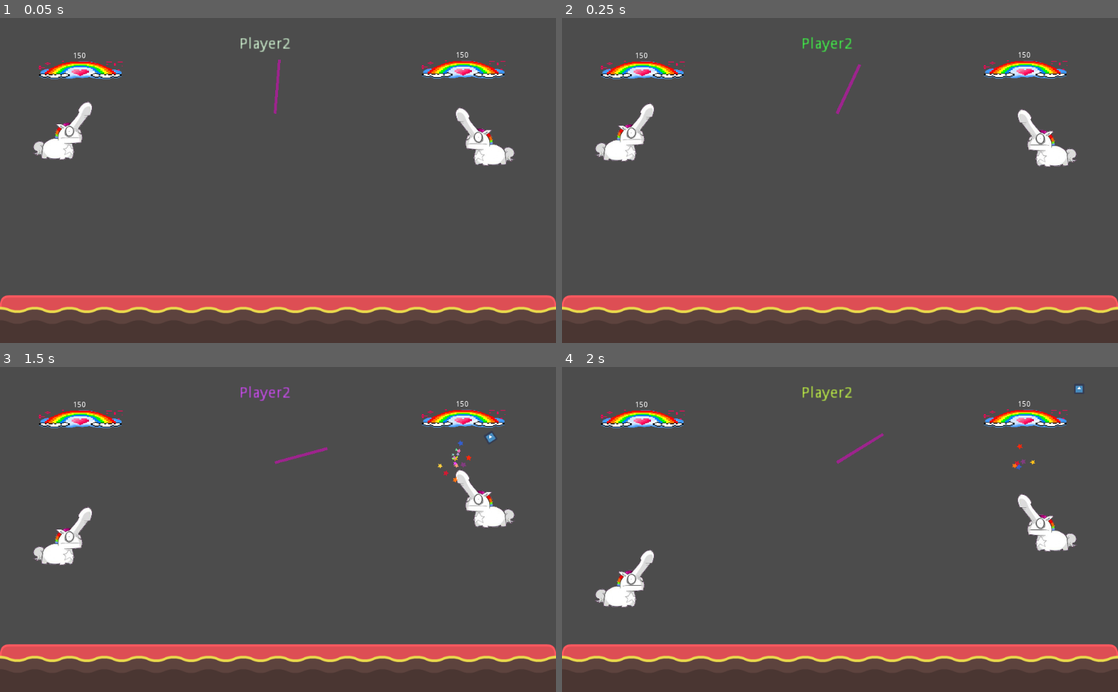
Above: before the commit, frames 1-4 (two rows, left to right).
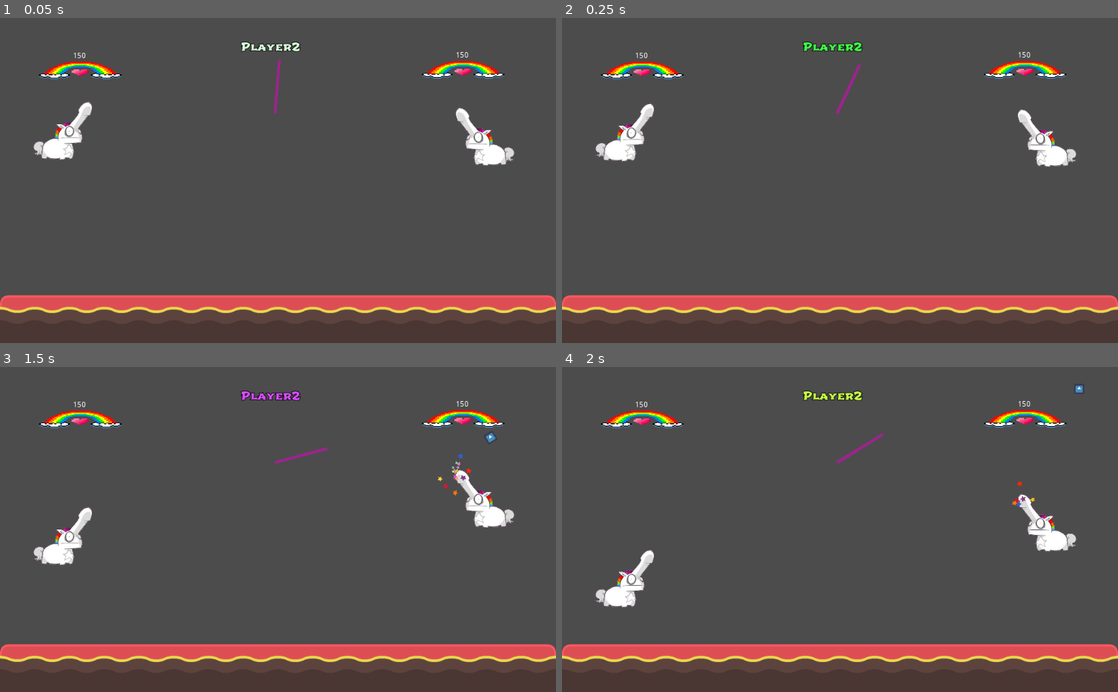
Above: after the commit, the same moments.

Repository: Vrzasq/unicorn_wars
Game: Godot game, scene res://demo/Demo.tscn
Same seed, same stepped clock (60 frames per second), same inputs: the game is played once before the commit and once after it. The project has no main scene, so this scene is started directly. The engine's default icon, where the game draws it, is replaced by a stand-in: a white triangle on a blue panel in a dark square.
Inputs (mouse positions are in pixels of both pictures, inside the frame that each line leads up to):
- Up to frame 1 (0.05 s): no input
- Up to frame 2 (0.25 s): no input
- Up to frame 3 (1.5 s): tap Enter (ui_accept) at 0.5, 0.77 s; move the mouse to (400, 513) at 0.52 s; press the mouse at (400, 513) at 0.53 s; move the mouse to (166, 545) at 1.27 s; release the mouse at (166, 545) at 1.28 s; click (166, 545) at 1.35 s
- Up to frame 4 (2 s): tap Enter (ui_accept) at 1.52 s

The runs differ from the first frame. In frame 1, 0.7% of the frame differs, in the area x 6-91%, y 5-19%; in frame 2, 0.7%; in frame 3, 0.9%, in the area x 6-91%, y 5-40%; in frame 4, 0.8%.

Commit message:
add title page, reorganize project structure

Diff:
--- a/demo/Demo.tscn
+++ b/demo/Demo.tscn
@@ -8,9 +8,8 @@
 [ext_resource path="res://assets/unicorn/unicorn.png" type="Texture" id=6]
 [ext_resource path="res://bouncy_material.tres" type="PhysicsMaterial" id=7]
 [ext_resource path="res://demo/ShotIndicator.gd" type="Script" id=8]
-[ext_resource path="res://assets/white_star.png" type="Texture" id=9]
-[ext_resource path="res://scenes/ui/player_name/player_name.tscn" type="PackedScene" id=10]
-[ext_resource path="res://scenes/ui/hp_bar/hp_bar.tscn" type="PackedScene" id=11]
+[ext_resource path="res://scenes/ui/rainbow_label/rainbow_label.tscn" type="PackedScene" id=9]
+[ext_resource path="res://scenes/ui/hp_bar/hp_bar.tscn" type="PackedScene" id=10]
 
 [sub_resource type="ConvexPolygonShape2D" id=1]
 points = PoolVector2Array( 0, 0, 64, 0, 64, 64, 0, 64 )
@@ -219,35 +218,6 @@
 [sub_resource type="RectangleShape2D" id=24]
 extents = Vector2( 11.5186, 533.453 )
 
-[sub_resource type="Gradient" id=25]
-offsets = PoolRealArray( 0, 0.167568, 0.318919, 0.508108, 0.691892, 0.837838, 1 )
-colors = PoolColorArray( 1, 1, 1, 1, 0.951172, 1, 0, 1, 0.421875, 1, 0.657867, 1, 0.936027, 0.238281, 1, 1, 1, 0.904297, 0.125, 1, 1, 0.0273438, 0.0273438, 1, 0, 0.460938, 1, 1 )
-
-[sub_resource type="GradientTexture" id=26]
-gradient = SubResource( 25 )
-
-[sub_resource type="Curve" id=27]
-_data = [ Vector2( 0, 0.3042 ), 0.0, 0.0, 0, 0, Vector2( 1, 1 ), 0.0, 0.0, 0, 0 ]
-
-[sub_resource type="CurveTexture" id=28]
-curve = SubResource( 27 )
-
-[sub_resource type="ParticlesMaterial" id=29]
-emission_shape = 1
-emission_sphere_radius = 128.0
-flag_disable_z = true
-spread = 180.0
-gravity = Vector3( 0, 10, 0 )
-initial_velocity = 100.0
-initial_velocity_random = 1.0
-angular_velocity = 50.0
-angular_velocity_random = 1.0
-orbit_velocity = 0.0
-orbit_velocity_random = 0.0
-scale = 0.4
-scale_curve = SubResource( 28 )
-color_ramp = SubResource( 26 )
-
 [node name="Demo" type="Node2D"]
 script = ExtResource( 1 )
 
@@ -261,6 +231,7 @@
 [node name="Player2" type="RigidBody2D" parent="." groups=[
 "players",
 ]]
+editor/display_folded = true
 position = Vector2( 893.347, 218.891 )
 collision_layer = 2
 collision_mask = 2
@@ -300,6 +271,7 @@
 [node name="Player1" type="RigidBody2D" parent="." groups=[
 "players",
 ]]
+editor/display_folded = true
 position = Vector2( 115.56, 208.34 )
 mass = 10.0
 contacts_reported = 1
@@ -396,26 +368,14 @@
 [node name="PowerIndicatorPlaceholder" type="Node2D" parent="HUD"]
 position = Vector2( 396.317, 232.106 )
 
-[node name="ShootingStars" type="Particles2D" parent="HUD"]
-position = Vector2( 404.999, 63.0485 )
-scale = Vector2( 0.05, 0.05 )
-emitting = false
-amount = 20
-lifetime = 10.0
-preprocess = 3.0
-speed_scale = 10.0
-visibility_rect = Rect2( -500, -500, 1000, 1000 )
-process_material = SubResource( 29 )
-texture = ExtResource( 9 )
-
-[node name="PlayerName" parent="HUD" instance=ExtResource( 10 )]
-position = Vector2( 354.56, 34.7196 )
-
-[node name="HpBarPlayer1" parent="HUD" instance=ExtResource( 11 )]
+[node name="PlayerName" parent="HUD" instance=ExtResource( 9 )]
+position = Vector2( 432.102, 34.7196 )
+
+[node name="HpBarPlayer1" parent="HUD" instance=ExtResource( 10 )]
 position = Vector2( 71, 79 )
 max_value = 150
 
-[node name="HpBarPlayer2" parent="HUD" instance=ExtResource( 11 )]
+[node name="HpBarPlayer2" parent="HUD" instance=ExtResource( 10 )]
 position = Vector2( 776, 78 )
 max_value = 150
 flip = true
--- a/demo/Player.gd
+++ b/demo/Player.gd
@@ -17,6 +17,8 @@
 export(int) var player_hp = 150
 export(int) var armor = 100
 
+const ShootingStarsScene = preload("res://scenes/player/shooting_stars.tscn")
+
 var other_player: RigidBody2D
 var starting_position: Node2D
 var reset_state := false
@@ -24,7 +26,7 @@
 var hud : Node
 var power_indicator_placeholder : Node2D
 var power_indicator : PowerIndicator
-var shooting_star : Particles2D
+var shooting_stars : Particles2D
 var this_player_turn = false
 var can_shoot = false
 
@@ -36,7 +38,9 @@
     starting_position.transform = transform
     hud = get_node(hud_path)
     power_indicator_placeholder = get_node(power_indicator_placeholder_path)
-    shooting_star = hud.get_node("ShootingStars")
+    shooting_stars = ShootingStarsScene.instance()
+    shooting_stars.position = $ShootingPoint.position
+    add_child(shooting_stars)
 
 
 func _input(event: InputEvent) -> void:
@@ -108,12 +112,11 @@
 
 
 func emit_starts() -> void:
-    shooting_star.position = $ShootingPoint.global_position
-    shooting_star.emitting = true
+    shooting_stars.emitting = true
 
 
 func stop_starts() -> void:
-    shooting_star.emitting = false
+    shooting_stars.emitting = false
 
 
 func end_turn() -> void:
@@ -127,12 +130,12 @@
 
 func _on_bullet_destroyed() -> void:
     emit_signal("turn_end", other_player as Player)
-    pass
+
 
 func _on_Player_body_entered(body: Node) -> void:
     var bullet = body as Bullet
     if bullet && body.can_damage:
-        bullet.can_damage = false
+#        bullet.can_damage = false
         var damage := calculate_damage(bullet.get_bullet_damage(), bullet.min_damage)
         take_damage(damage)
 
@@ -141,7 +144,7 @@
     var damage_taken_arg := DamageTakenArgs.new()
     damage_taken_arg.current_hp = player_hp
     damage_taken_arg.damage = damage
-    player_hp -= damage
+    reduce_hp(damage)
     damage_taken_arg.target_hp = player_hp
     emit_signal("damage_taken", damage_taken_arg)
     print(player_hp)
@@ -154,3 +157,9 @@
         damage = min_damage
 
     return damage
+
+
+func reduce_hp(damage : int) -> void:
+    player_hp -= damage
+    if player_hp < 0:
+        player_hp = 0
--- a/demo/ShotIndicator.gd
+++ b/demo/ShotIndicator.gd
@@ -2,7 +2,6 @@
 
 class_name ShotIndicator
 
-export(int) var line_length = 100
 export(int) var rotation_amount = 5
 export(bool) var is_running = true
 
--- a/demo/bullet.tscn
+++ b/demo/bullet.tscn
@@ -16,6 +16,7 @@
 "_edit_group_": true
 }
 time_to_destroy_on_hit = 8.0
+min_damage = 2
 
 [node name="Sprite" type="Sprite" parent="."]
 scale = Vector2( 0.3, 0.3 )
--- a/demo/demo_manager.gd
+++ b/demo/demo_manager.gd
@@ -4,7 +4,7 @@
 
 var players = {}
 var current_player : Player
-var player_name_display : PlayerName
+var player_name_display : RainbowLabel
 
 func _ready() -> void:
     player_name_display = $HUD/PlayerName
--- /dev/null
+++ b/demo/main.tscn
@@ -0,0 +1,63 @@
+[gd_scene load_steps=4 format=2]
+
+[ext_resource path="res://resources/themes/default.tres" type="Theme" id=1]
+[ext_resource path="res://scenes/ui/rainbow_label/rainbow_label.tscn" type="PackedScene" id=2]
+[ext_resource path="res://resources/themes/title.tres" type="Theme" id=3]
+
+[node name="Main" type="Node"]
+
+[node name="StartGameButton" type="Button" parent="."]
+margin_left = 339.693
+margin_top = 428.665
+margin_right = 751.693
+margin_bottom = 538.665
+theme = ExtResource( 1 )
+action_mode = 0
+text = "START GAME"
+
+[node name="VBoxContainer" type="VBoxContainer" parent="."]
+margin_left = 342.338
+margin_top = 172.662
+margin_right = 752.338
+margin_bottom = 376.662
+__meta__ = {
+"_edit_group_": true
+}
+
+[node name="Label" type="Label" parent="VBoxContainer"]
+margin_right = 410.0
+margin_bottom = 43.0
+theme = ExtResource( 1 )
+text = "Player 1 Name"
+align = 1
+valign = 1
+
+[node name="Player1Name" type="LineEdit" parent="VBoxContainer"]
+margin_top = 47.0
+margin_right = 410.0
+margin_bottom = 100.0
+theme = ExtResource( 1 )
+align = 1
+max_length = 10
+
+[node name="Label2" type="Label" parent="VBoxContainer"]
+margin_top = 104.0
+margin_right = 410.0
+margin_bottom = 147.0
+theme = ExtResource( 1 )
+text = "Player 1 Name"
+align = 1
+valign = 1
+
+[node name="Player2Name" type="LineEdit" parent="VBoxContainer"]
+margin_top = 151.0
+margin_right = 410.0
+margin_bottom = 204.0
+theme = ExtResource( 1 )
+align = 1
+max_length = 10
+
+[node name="Title" parent="." instance=ExtResource( 2 )]
+position = Vector2( 381.633, 43.7119 )
+text = "Unicorn Wars"
+theme = ExtResource( 3 )
--- a/project.godot
+++ b/project.godot
@@ -35,14 +35,14 @@
 "path": "res://demo/Player.gd"
 }, {
 "base": "Node2D",
-"class": "PlayerName",
-"language": "GDScript",
-"path": "res://scenes/ui/player_name/player_name.gd"
-}, {
-"base": "Node2D",
 "class": "PowerIndicator",
 "language": "GDScript",
 "path": "res://scenes/ui/power_indicator/power_indicator.gd"
+}, {
+"base": "Node2D",
+"class": "RainbowLabel",
+"language": "GDScript",
+"path": "res://scenes/ui/rainbow_label/rainbow_label.gd"
 }, {
 "base": "Node2D",
 "class": "ShotIndicator",
@@ -55,8 +55,8 @@
 "DemoManager": "",
 "HpBar": "",
 "Player": "",
-"PlayerName": "",
 "PowerIndicator": "",
+"RainbowLabel": "",
 "ShotIndicator": ""
 }
 
--- /dev/null
+++ b/resources/themes/default.tres
@@ -0,0 +1,14 @@
+[gd_resource type="Theme" load_steps=3 format=2]
+
+[ext_resource path="res://assets/fonts/shojumaru/Shojumaru-Regular.ttf" type="DynamicFontData" id=1]
+
+[sub_resource type="DynamicFont" id=1]
+size = 24
+outline_size = 1
+outline_color = Color( 0, 0, 0, 1 )
+extra_spacing_top = 5
+extra_spacing_bottom = 5
+font_data = ExtResource( 1 )
+
+[resource]
+default_font = SubResource( 1 )
--- /dev/null
+++ b/resources/themes/label.tres
@@ -0,0 +1,14 @@
+[gd_resource type="Theme" load_steps=3 format=2]
+
+[ext_resource path="res://assets/fonts/shojumaru/Shojumaru-Regular.ttf" type="DynamicFontData" id=1]
+
+[sub_resource type="DynamicFont" id=1]
+size = 20
+outline_size = 1
+outline_color = Color( 0, 0, 0, 1 )
+extra_spacing_top = 5
+extra_spacing_bottom = 5
+font_data = ExtResource( 1 )
+
+[resource]
+default_font = SubResource( 1 )
--- /dev/null
+++ b/resources/themes/title.tres
@@ -0,0 +1,14 @@
+[gd_resource type="Theme" load_steps=3 format=2]
+
+[ext_resource path="res://assets/fonts/shojumaru/Shojumaru-Regular.ttf" type="DynamicFontData" id=1]
+
+[sub_resource type="DynamicFont" id=1]
+size = 36
+outline_size = 1
+outline_color = Color( 0, 0, 0, 1 )
+extra_spacing_top = 5
+extra_spacing_bottom = 5
+font_data = ExtResource( 1 )
+
+[resource]
+default_font = SubResource( 1 )
--- /dev/null
+++ b/scenes/player/shooting_stars.tscn
@@ -0,0 +1,44 @@
+[gd_scene load_steps=7 format=2]
+
+[ext_resource path="res://assets/white_star.png" type="Texture" id=1]
+
+[sub_resource type="Gradient" id=1]
+offsets = PoolRealArray( 0, 0.167568, 0.318919, 0.508108, 0.691892, 0.837838, 1 )
+colors = PoolColorArray( 1, 1, 1, 1, 0.951172, 1, 0, 1, 0.421875, 1, 0.657867, 1, 0.936027, 0.238281, 1, 1, 1, 0.904297, 0.125, 1, 1, 0.0273438, 0.0273438, 1, 0, 0.460938, 1, 1 )
+
+[sub_resource type="GradientTexture" id=2]
+gradient = SubResource( 1 )
+
+[sub_resource type="Curve" id=3]
+_data = [ Vector2( 0, 0.3042 ), 0.0, 0.0, 0, 0, Vector2( 1, 1 ), 0.0, 0.0, 0, 0 ]
+
+[sub_resource type="CurveTexture" id=4]
+curve = SubResource( 3 )
+
+[sub_resource type="ParticlesMaterial" id=5]
+emission_shape = 1
+emission_sphere_radius = 128.0
+flag_disable_z = true
+spread = 180.0
+gravity = Vector3( 0, 10, 0 )
+initial_velocity = 100.0
+initial_velocity_random = 1.0
+angular_velocity = 50.0
+angular_velocity_random = 1.0
+orbit_velocity = 0.0
+orbit_velocity_random = 0.0
+scale = 0.4
+scale_curve = SubResource( 4 )
+color_ramp = SubResource( 2 )
+
+[node name="ShootingStars" type="Particles2D"]
+position = Vector2( 404.999, 63.0485 )
+scale = Vector2( 0.05, 0.05 )
+emitting = false
+amount = 20
+lifetime = 10.0
+preprocess = 3.0
+speed_scale = 10.0
+visibility_rect = Rect2( -500, -500, 1000, 1000 )
+process_material = SubResource( 5 )
+texture = ExtResource( 1 )
--- a/scenes/ui/hp_bar/hp_bar.tscn
+++ b/scenes/ui/hp_bar/hp_bar.tscn
@@ -1,9 +1,8 @@
-[gd_scene load_steps=5 format=2]
+[gd_scene load_steps=4 format=2]
 
 [ext_resource path="res://scenes/ui/hp_bar/hp_bar.gd" type="Script" id=1]
-[ext_resource path="res://assets/clouds.png" type="Texture" id=2]
-[ext_resource path="res://assets/rainbow2.png" type="Texture" id=3]
-[ext_resource path="res://scenes/ui/hp_bar/hp_loss.tres" type="Animation" id=4]
+[ext_resource path="res://assets/rainbow2.png" type="Texture" id=2]
+[ext_resource path="res://scenes/ui/hp_bar/hp_loss.tres" type="Animation" id=3]
 
 [node name="HpBar" type="Node2D"]
 position = Vector2( 246.317, 83.6845 )
@@ -15,8 +14,7 @@
 margin_bottom = 335.0
 rect_scale = Vector2( 0.5, 0.2 )
 value = 50.0
-texture_under = ExtResource( 2 )
-texture_progress = ExtResource( 3 )
+texture_progress = ExtResource( 2 )
 
 [node name="Label" type="Label" parent="."]
 margin_left = 110.328
--- a/scenes/ui/player_name/player_name.tscn
+++ /dev/null
@@ -1,20 +0,0 @@
-[gd_scene load_steps=3 format=2]
-
-[ext_resource path="res://scenes/ui/player_name/player_name.gd" type="Script" id=1]
-[ext_resource path="res://scenes/ui/player_name/player_name.tres" type="Animation" id=2]
-
-[node name="PlayerName" type="Node2D"]
-position = Vector2( 406.126, 155.682 )
-script = ExtResource( 1 )
-
-[node name="Label" type="Label" parent="."]
-margin_right = 133.0
-margin_bottom = 14.0
-rect_scale = Vector2( 2, 2 )
-custom_colors/font_color = Color( 1, 1, 1, 1 )
-text = "current_player_name"
-align = 1
-
-[node name="AnimationPlayer" type="AnimationPlayer" parent="."]
-autoplay = "player_name"
-anims/player_name = ExtResource( 2 )
--- a/scenes/ui/power_indicator/power_indicator.gd
+++ b/scenes/ui/power_indicator/power_indicator.gd
@@ -2,7 +2,7 @@
 
 class_name PowerIndicator
 
-export(float) var growth_multiplayer = 1
+export(float) var growth_multiplayer = 0.6
 
 var progress_bar : TextureProgress
 
--- a/scenes/ui/power_indicator/power_indicator.tscn
+++ b/scenes/ui/power_indicator/power_indicator.tscn
@@ -22,7 +22,6 @@
 [node name="PowerIndicator" type="Node2D"]
 position = Vector2( 382.757, 282.534 )
 script = ExtResource( 1 )
-growth_multiplayer = 0.6
 
 [node name="Label" type="Label" parent="."]
 margin_left = 21.9249
@@ -30,10 +29,11 @@
 margin_right = 159.925
 margin_bottom = -17.415
 rect_scale = Vector2( 1.5, 1.5 )
-custom_colors/font_color = Color( 1, 0, 0, 1 )
+custom_colors/font_color = Color( 0.308235, 0.603921, 0.7, 1 )
 text = "POWER"
 align = 1
 valign = 1
+percent_visible = 0.2
 
 [node name="TextureProgress" type="TextureProgress" parent="."]
 margin_left = -1.52588e-005
--- a/scenes/ui/player_name/player_name.gd
+++ b/scenes/ui/rainbow_label/rainbow_label.gd
@@ -1,12 +1,18 @@
 extends Node2D
 
-class_name PlayerName
+class_name RainbowLabel
+
+export(String) var text = "Hello There"
+export(Theme) var theme
 
 var label : Label
 
 
 func _ready() -> void:
     label = $Label
+    label.text = text
+    if theme:
+        $Label.theme = theme
 
 
 func set_player_name(var name : String) -> void:
--- /dev/null
+++ b/scenes/ui/rainbow_label/rainbow_label.tscn
@@ -0,0 +1,21 @@
+[gd_scene load_steps=4 format=2]
+
+[ext_resource path="res://scenes/ui/rainbow_label/rainbow_label.gd" type="Script" id=1]
+[ext_resource path="res://resources/themes/label.tres" type="Theme" id=2]
+[ext_resource path="res://scenes/ui/rainbow_label/rainbow_label.tres" type="Animation" id=3]
+
+[node name="RainbowLabel" type="Node2D"]
+position = Vector2( 406.126, 155.682 )
+script = ExtResource( 1 )
+
+[node name="Label" type="Label" parent="."]
+margin_right = 133.0
+margin_bottom = 14.0
+theme = ExtResource( 2 )
+custom_colors/font_color = Color( 1, 1, 1, 1 )
+text = "Hello There"
+align = 1
+
+[node name="AnimationPlayer" type="AnimationPlayer" parent="."]
+autoplay = "rainbow_label"
+anims/rainbow_label = ExtResource( 3 )
Binary file added: assets/fonts/cinzel/Cinzel-Black.ttf
Binary file added: assets/fonts/cinzel/Cinzel-Bold.ttf
Binary file added: assets/fonts/cinzel/Cinzel-Regular.ttf
Not shown, added: assets/fonts/cinzel/OFL.txt
Not shown, added: assets/fonts/shojumaru/OFL.txt
Binary file added: assets/fonts/shojumaru/Shojumaru-Regular.ttf
Binary file changed: assets/rainbow2.png
Not shown: 1 places in demo/Demo.tscn that only renumber resources
Not shown: 1 places in scenes/ui/hp_bar/hp_bar.tscn that only renumber resources
Renamed: scenes/ui/player_name/player_name.tres -> scenes/ui/rainbow_label/rainbow_label.tres
Not shown, changed: todo.todo
